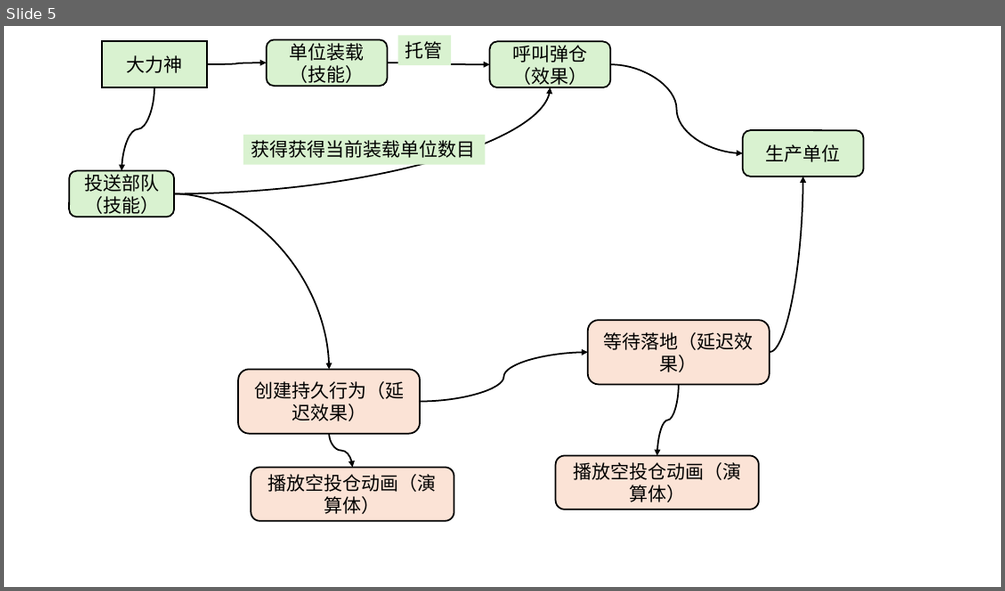
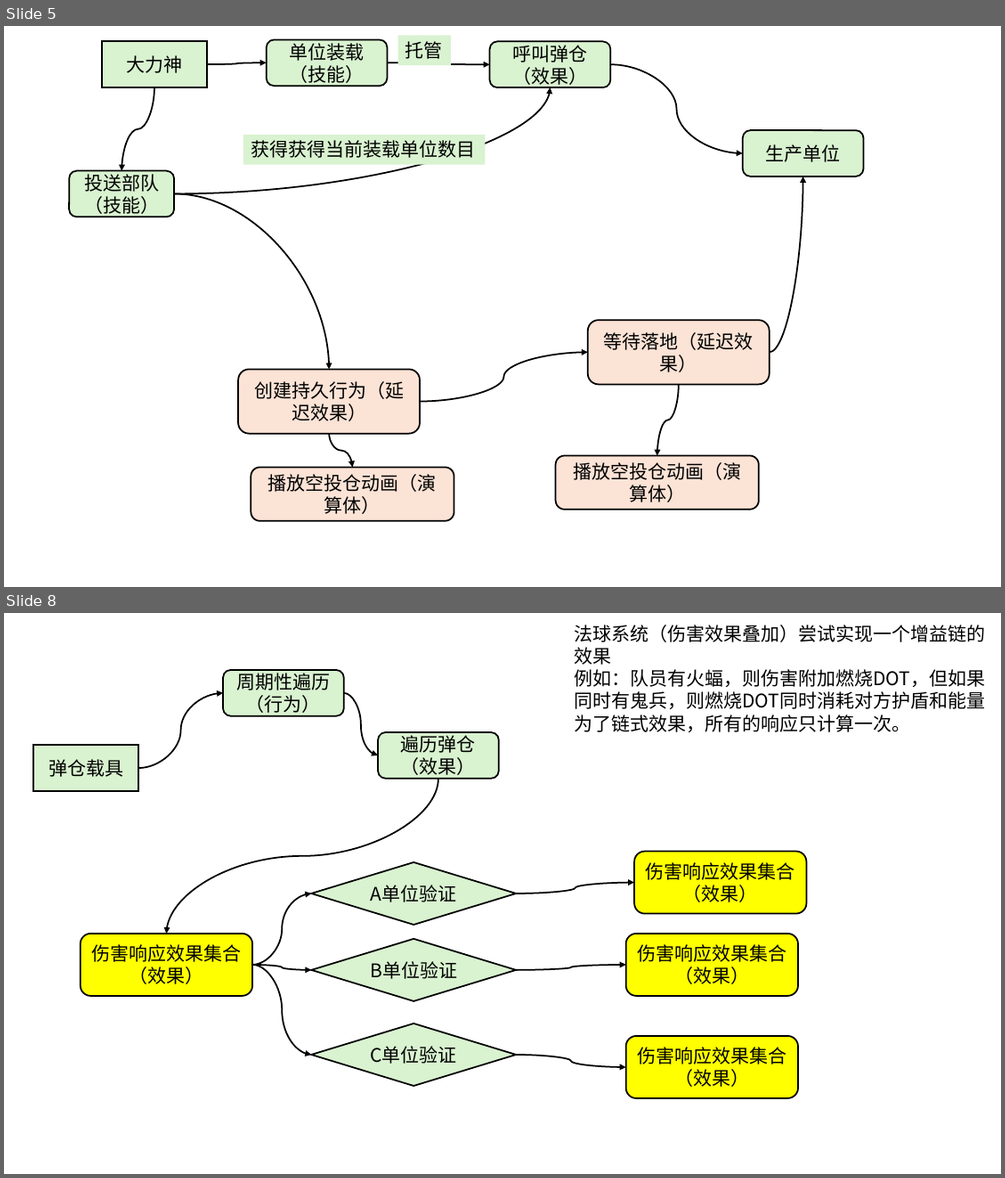
Before and after one commit to Sewens/LAb-for-Wol-Brave-new-Data-Addon, a slide deck: 图.pptx. Shown one above the other, each under a label of ours: slide 5 before the commit, slides 5 and 8 after it; the slides between them are not shown. The pictures are 1005x591 and 1005x1178 pixels, drawn with LibreOffice and Linux fonts; fonts in the diff are those of the drawing. Boxes give left, top, right and bottom in pixels: in the first picture for what was removed or moved away, otherwise in the second. Text is boxed around its words. In the diff, an @@ line names an element or a change of style, - is before the commit and + after.

Commit message:
节点更新
完成建筑部分的模型
尝试修改科技挂件行为
发生依赖导致的数据冲突

```diff
--- a/图.pptx
+++ b/图.pptx
@@ slide 8 added at [4, 613, 1001, 1174], background #FFFFFF @@
@@ text added at [574, 625, 985, 732], 18 pt, text #000000 @@
+法球系统（伤害效果叠加）尝试实现一个增益链的效果
+例如：队员有火蝠，则伤害附加燃烧DOT，但如果同时有鬼兵，则燃烧DOT同时消耗对方护盾和能量
+为了链式效果，所有的响应只计算一次。
@@ rounded rectangle added at [223, 670, 344, 716], fill #D9F2D0, outline #000000 1.5 pt, 18 pt, text #000000 @@
+周期性遍历（行为）
@@ curved arrow added from (138, 768) to (223, 693), #000000 1.5 pt @@
@@ curved arrow added from (344, 693) to (378, 755), #000000 1.5 pt @@
@@ rectangle added at [33, 745, 138, 791], fill #D9F2D0, outline #000000 1.5 pt, 18 pt, text #000000 @@
+弹仓载具
@@ rounded rectangle added at [378, 732, 499, 779], fill #D9F2D0, outline #000000 1.5 pt, 18 pt, text #000000 @@
+遍历弹仓（效果）
@@ curved arrow added from (438, 779) to (166, 933), #000000 1.5 pt @@
@@ rounded rectangle added at [634, 852, 807, 914], fill #FFFF00, outline #000000 1.5 pt, 18 pt, text #000000 @@
+伤害响应效果集合（效果）
@@ diamond added at [311, 862, 517, 925], fill #D9F2D0, outline #000000 1.5 pt, 18 pt, text #000000 @@
+A单位验证
@@ curved arrow added from (252, 965) to (311, 893), #000000 1.5 pt @@
@@ curved arrow added from (517, 893) to (634, 882), #000000 1.5 pt @@
@@ rounded rectangle added at [81, 933, 252, 996], fill #FFFF00, outline #000000 1.5 pt, 18 pt, text #000000 @@
+伤害响应效果集合（效果）
@@ diamond added at [311, 939, 517, 1001], fill #D9F2D0, outline #000000 1.5 pt, 18 pt, text #000000 @@
+B单位验证
@@ rounded rectangle added at [626, 933, 798, 996], fill #FFFF00, outline #000000 1.5 pt, 18 pt, text #000000 @@
+伤害响应效果集合（效果）
@@ curved arrow added from (252, 965) to (311, 1054), #000000 1.5 pt @@
@@ curved arrow added from (252, 965) to (311, 970), #000000 1.5 pt @@
@@ curved arrow added from (517, 970) to (626, 965), #000000 1.5 pt @@
@@ diamond added at [311, 1023, 517, 1086], fill #D9F2D0, outline #000000 1.5 pt, 18 pt, text #000000 @@
+C单位验证
@@ rounded rectangle added at [626, 1036, 798, 1097], fill #FFFF00, outline #000000 1.5 pt, 18 pt, text #000000 @@
+伤害响应效果集合（效果）
@@ curved arrow added from (517, 1054) to (626, 1067), #000000 1.5 pt @@
```
Also in this commit, not shown: 1 other slide added, 44 other files.
